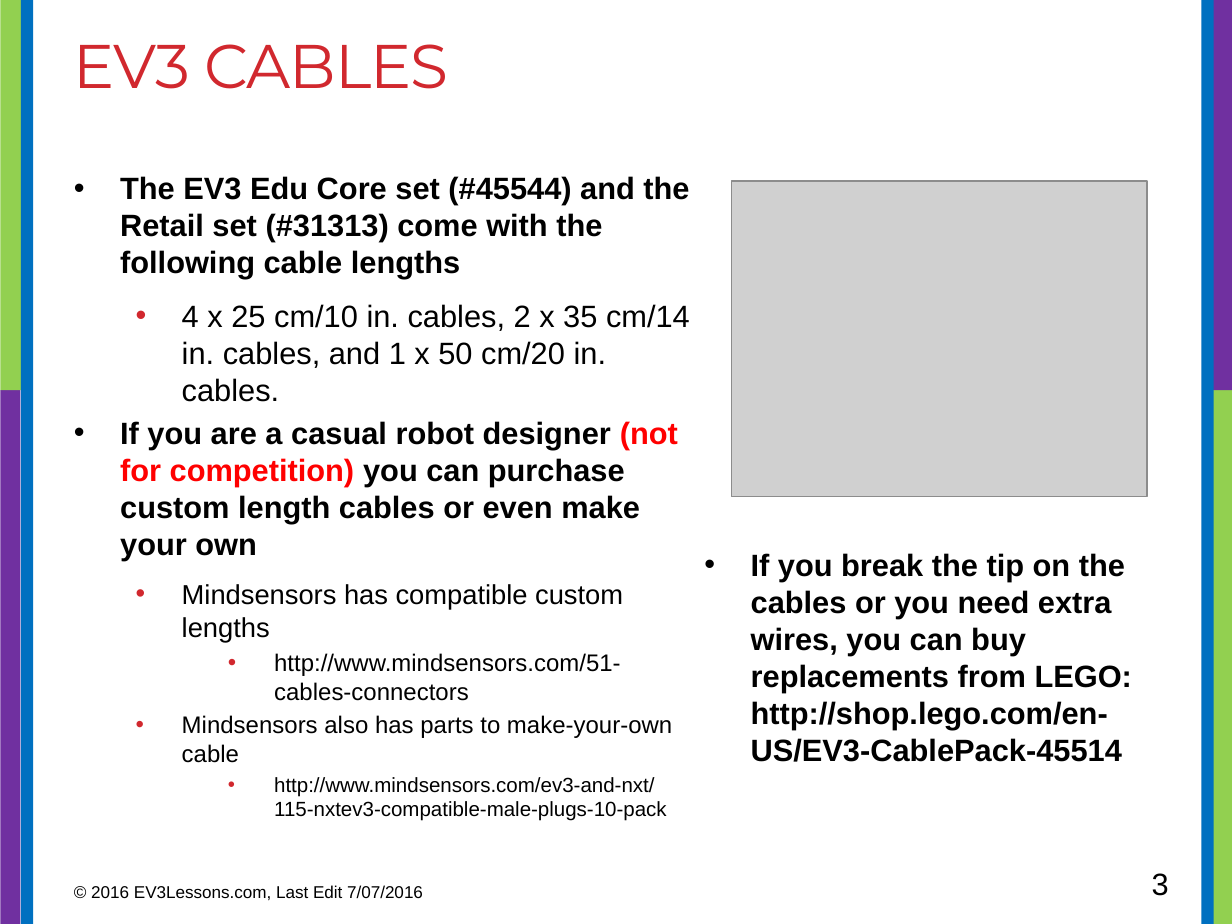
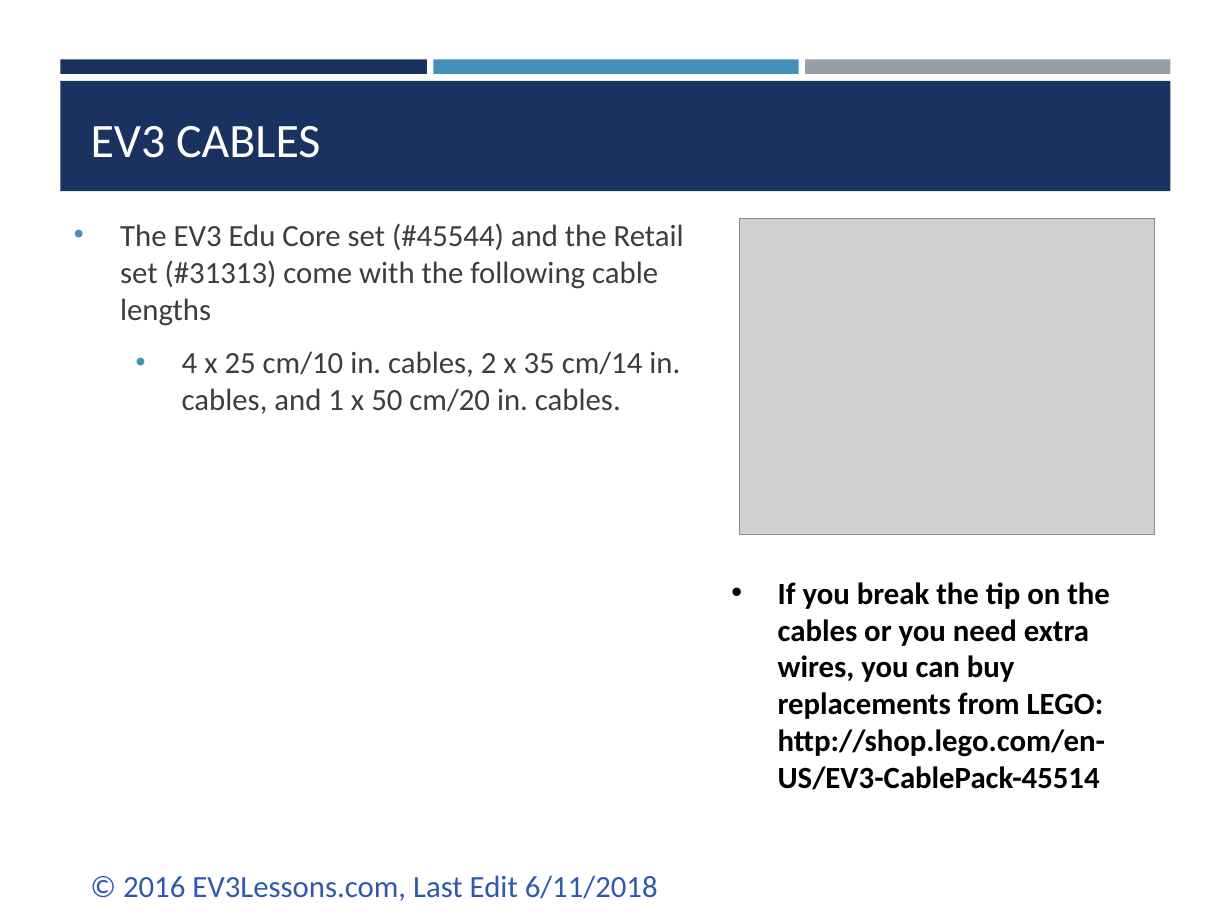
Before and after one commit to ev3lessons/FLL-Tutorials, a slide deck: slide 3 of translations/en-us/RobotGame/CableManagement.pptx. Drawn at 1232x924 pixels with LibreOffice and Linux fonts; fonts in the diff are those of the drawing; grey boxes stand for pictures. Boxes give left, top, right and bottom in pixels: in the first picture for what was removed or moved away, otherwise in the second. Text is boxed around its words. In the diff, an @@ line names an element or a change of style, - is before the commit and + after.

```diff
--- a/translations/en-us/RobotGame/CableManagement.pptx
+++ b/translations/en-us/RobotGame/CableManagement.pptx
@@ rectangle removed at [0,0,25,391] @@
@@ rectangle removed at [21,0,33,924] @@
@@ rectangle removed at [1201,0,1214,924] @@
@@ rectangle removed at [1207,0,1232,391] @@
@@ rectangle added at [60,59,426,74], fill #1A3260 @@
@@ rectangle added at [434,59,798,74], fill #4590B8 @@
@@ rectangle added at [806,59,1170,74], fill #969FA7 @@
@@ rectangle added at [60,81,1170,191], fill #1A3260 @@
@@ title "EV3 CABLES": place and size @@
-title "EV3 CABLES" at [74,44,448,89]
+title "EV3 CABLES" at [91,126,320,158]
@@ title "EV3 CABLES" at [91,126,320,158]: size 36 to 28 pt, font Montserrat to Calibri, text colour #D1282E to #FFFFFF, letter spacing -0.6 to 0 pt; vertical alignment top to bottom @@
@@ text "The EV3 Edu Core set ...": place and size @@
-text "The EV3 Edu Core set ..." at [120,176,690,821]
+text "The EV3 Edu Core set ..." at [120,223,684,414]
@@ text "The EV3 Edu Core set ..." at [120,223,684,414]: font Arial to Calibri, text colour #000000 to #3D3D3D; bold off in "The EV3 Edu Core set (#45544) and ..."; more space between paragraphs; bullet colour #D1282E to #4590B8 @@
@@ picture: place and size @@
-picture at [732,181,1147,496]
+picture at [739,218,1154,533]
@@ rectangle removed at [0,391,20,924] @@
@@ rectangle removed at [1212,391,1232,924] @@
@@ text at [120,421,678,821]: paragraphs removed @@
-• If you are a casual robot designer (not for competition) you can purchase custom length cables or even make your own
-  • Mindsensors has compatible custom lengths
-    • http://www.mindsensors.com/51-cables-connectors
-  • Mindsensors also has parts to make-your-own cable
-    • http://www.mindsensors.com/ev3-and-nxt/115-nxtev3-compatible-male-plugs-10-pack
@@ text "If you break the tip ...": place and size @@
-text "If you break the tip ..." at [751,553,1132,762]
+text "If you break the tip ..." at [778,582,1110,790]
@@ text "If you break the tip ..." at [778,582,1110,790]: font Arial to Calibri @@
@@ text at [123,875,658,901]: text changed; size 10 to 18 pt; font Arial to Calibri; text colour #000000 to #2F5AAC @@
-© 2016 EV3Lessons.com, Last Edit 7/07/2016
+© 2016 EV3Lessons.com, Last Edit 6/11/2018
@@ page number removed at [1152,873,1169,896] @@
-3
```
Also in this commit, not shown: 8 other slides changed, 24 other files.
